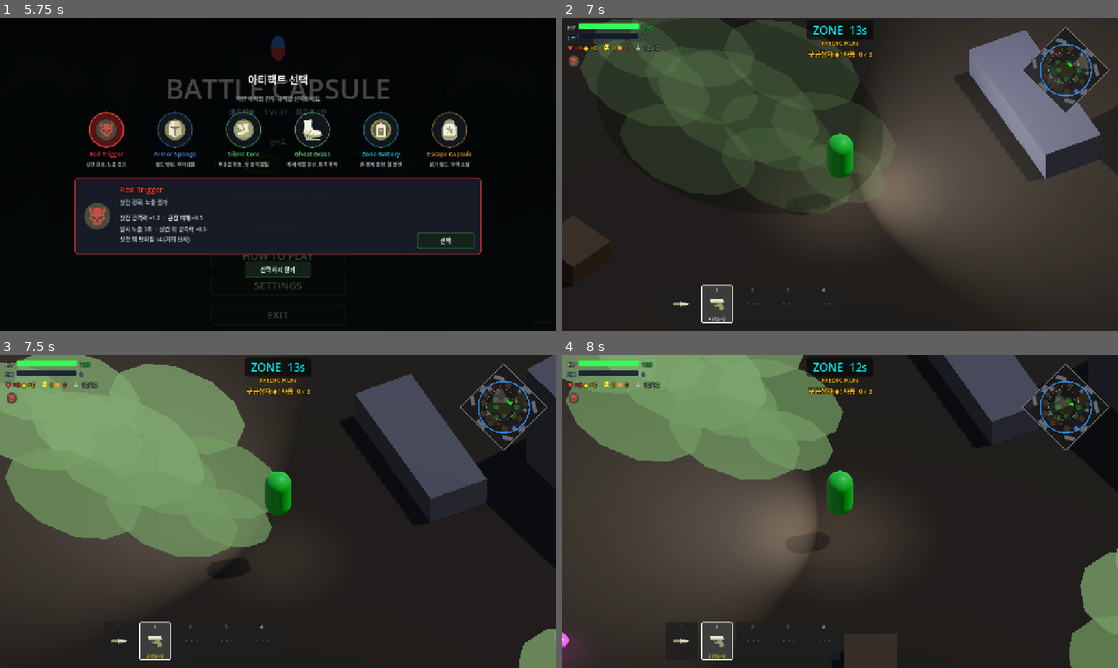
Above: before the commit, frames 1-4 (two rows, left to right).
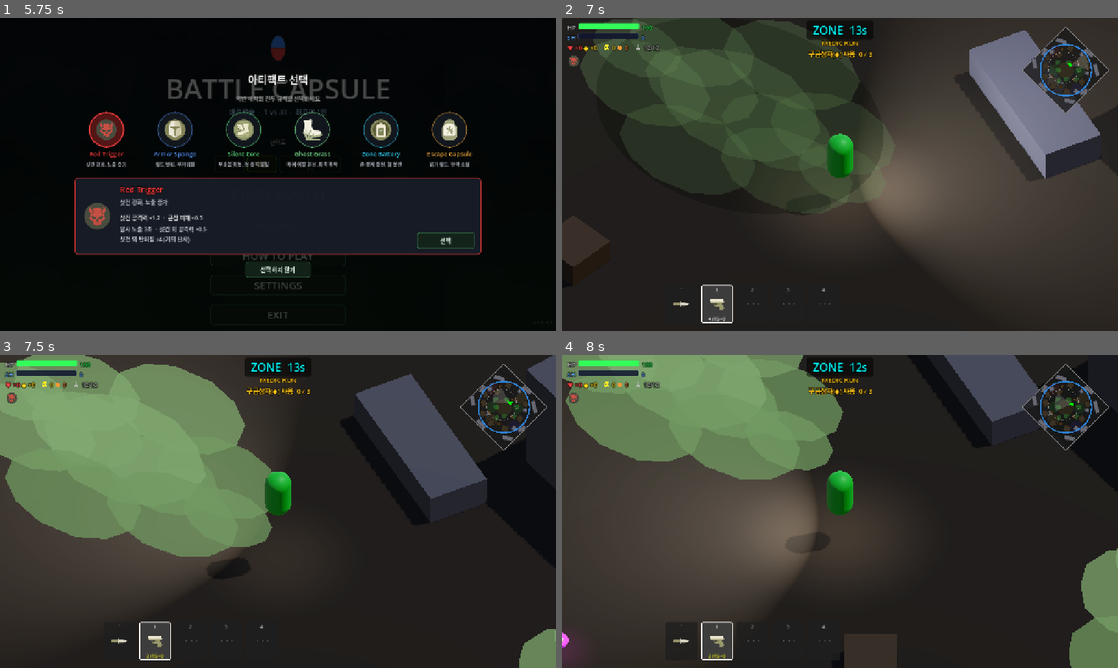
Above: after the commit, the same moments.

Repository: Kyulhee/battle-capsule
Game: Godot game, scene res://src/Main.tscn
Same seed, same stepped clock (60 frames per second), same inputs: the game is played once before the commit and once after it.
Inputs (mouse positions are in pixels of both pictures, inside the frame that each line leads up to):
- Up to frame 1 (5.75 s): click "START MATCH" at 0.5 s; click "START MATCH" at 1.25 s; click "쉬움" at 2 s; click "보통" at 2.75 s; click "어려움" at 3.5 s; click "지옥" at 4.25 s; click "RECORDS" at 5 s
- Up to frame 2 (7 s): click "선택" at 5.75 s; tap Enter at 6.5 s; move the mouse to (962, 158) at 6.52 s; press the mouse at (962, 158) at 6.53 s; hold D (ui_right) from 6.53 s (still down); tap Space at 6.77 s
- Up to frame 3 (7.5 s): move the mouse to (166, 527) at 7.27 s; release D (ui_right) at 7.28 s; release the mouse at (166, 527) at 7.28 s; hold S (ui_down) from 7.28 s (still down); tap Q (heal) at 7.35 s
- Up to frame 4 (8 s): keep holding S (ui_down); tap Space at 7.52 s

Frame 1 is identical in both runs. In frame 2, less than 0.1% of the frame differs, in the area x 3-45%, y 0-63%; in frame 3, less than 0.1%; in frame 4, 0.1%, in the area x 93-100%, y 62-90%.

Commit message:
fix: bake runtime navigation from world geometry

Diff:
--- a/data/game_config.json
+++ b/data/game_config.json
@@ -131,9 +131,9 @@
       "obstacle_clearance_margin": 2.0
     },
     "navigation": {
-      "agent_height": 1.8,
-      "agent_radius": 0.5,
-      "agent_max_climb": 0.3,
+      "agent_height": 2.0,
+      "agent_radius": 0.6,
+      "agent_max_climb": 0.25,
       "agent_max_slope": 45.0,
       "cell_size": 0.3,
       "cell_height": 0.25
--- a/src/Main.gd
+++ b/src/Main.gd
@@ -113,6 +113,7 @@
 @onready var world_builder = $WorldBuilder
 
 # Navigation
+const NAVIGATION_SOURCE_GROUP := &"navigation_mesh_source"
 var _nav_region: NavigationRegion3D = null
 
 # v1.8 expansion foundation
@@ -613,6 +614,9 @@
 	var nav_tuning = MatchRuntimeTuningScript.navigation(match_runtime_tuning)
 	var nav_mesh = NavigationMesh.new()
 	nav_mesh.geometry_parsed_geometry_type = NavigationMesh.PARSED_GEOMETRY_STATIC_COLLIDERS
+	nav_mesh.geometry_source_geometry_mode = NavigationMesh.SOURCE_GEOMETRY_GROUPS_WITH_CHILDREN
+	nav_mesh.geometry_source_group_name = NAVIGATION_SOURCE_GROUP
+	nav_mesh.geometry_collision_mask = 1
 	nav_mesh.agent_height = float(nav_tuning["agent_height"])
 	nav_mesh.agent_radius = float(nav_tuning["agent_radius"])
 	nav_mesh.agent_max_climb = float(nav_tuning["agent_max_climb"])
@@ -623,6 +627,7 @@
 	_nav_region.name = "NavRegion"
 	_nav_region.navigation_mesh = nav_mesh
 	add_child(_nav_region)
+	world_builder.add_to_group(NAVIGATION_SOURCE_GROUP)
 	_nav_region.bake_finished.connect(func(): print("[NAV] Bake complete"))
 	_nav_region.bake_navigation_mesh()
 	print("[NAV] Baking navigation mesh...")
--- a/src/core/GameConfig.gd
+++ b/src/core/GameConfig.gd
@@ -176,9 +176,9 @@
 				"obstacle_clearance_margin": 2.0
 			},
 			"navigation": {
-				"agent_height": 1.8,
-				"agent_radius": 0.5,
-				"agent_max_climb": 0.3,
+				"agent_height": 2.0,
+				"agent_radius": 0.6,
+				"agent_max_climb": 0.25,
 				"agent_max_slope": 45.0,
 				"cell_size": 0.3,
 				"cell_height": 0.25
--- a/src/systems/match/MatchRuntimeTuning.gd
+++ b/src/systems/match/MatchRuntimeTuning.gd
@@ -12,9 +12,9 @@
 		"fixed_positions": [],
 	},
 	"navigation": {
-		"agent_height": 1.8,
-		"agent_radius": 0.5,
-		"agent_max_climb": 0.3,
+		"agent_height": 2.0,
+		"agent_radius": 0.6,
+		"agent_max_climb": 0.25,
 		"agent_max_slope": 45.0,
 		"cell_size": 0.3,
 		"cell_height": 0.25,
@@ -111,9 +111,9 @@
 
 static func _sanitize_navigation(nav_tuning: Dictionary) -> Dictionary:
 	return {
-		"agent_height": maxf(0.1, float(nav_tuning.get("agent_height", 1.8))),
-		"agent_radius": maxf(0.1, float(nav_tuning.get("agent_radius", 0.5))),
-		"agent_max_climb": maxf(0.0, float(nav_tuning.get("agent_max_climb", 0.3))),
+		"agent_height": maxf(0.1, float(nav_tuning.get("agent_height", 2.0))),
+		"agent_radius": maxf(0.1, float(nav_tuning.get("agent_radius", 0.6))),
+		"agent_max_climb": maxf(0.0, float(nav_tuning.get("agent_max_climb", 0.25))),
 		"agent_max_slope": clampf(float(nav_tuning.get("agent_max_slope", 45.0)), 0.0, 90.0),
 		"cell_size": maxf(0.01, float(nav_tuning.get("cell_size", 0.3))),
 		"cell_height": maxf(0.01, float(nav_tuning.get("cell_height", 0.25))),
--- a/tools/verify_ai_arena_traffic_runtime.gd
+++ b/tools/verify_ai_arena_traffic_runtime.gd
@@ -5,12 +5,12 @@
 const PROBE_TIMEOUT_SECONDS := 12.0
 const ARRIVAL_DISTANCE := 4.5
 const MAX_ELAPSED_SECONDS := {
-	"open_traffic_4": 5.0,
-	"wall_traffic_4": 7.5,
+	"open_traffic_4": 5.5,
+	"wall_traffic_4": 12.0,
 }
 const MAX_STUCK_RECOVERIES := {
 	"open_traffic_4": 0,
-	"wall_traffic_4": 2,
+	"wall_traffic_4": 4,
 }
 
 
@@ -31,6 +31,9 @@
 	root.add_child(main)
 	await process_frame
 	await _wait_for_navigation(main)
+	if not _verify_navigation_mesh(main):
+		await _cleanup(main)
+		return
 	main.start_game()
 
 	var player: Entity = main.player_ref
@@ -51,11 +54,17 @@
 
 	var telemetry = root.get_node_or_null("Telemetry")
 	var initial_stuck := int(telemetry.metrics.tactics.stuck_triggered) if telemetry else 0
+	var observed_stuck := initial_stuck
+	var stuck_snapshots: Array[String] = []
 	var elapsed := 0.0
 	var all_arrived := false
 	while elapsed < PROBE_TIMEOUT_SECONDS and is_instance_valid(player):
 		await create_timer(0.05).timeout
 		elapsed += 0.05
+		var current_stuck := int(telemetry.metrics.tactics.stuck_triggered) if telemetry else observed_stuck
+		if current_stuck > observed_stuck:
+			stuck_snapshots.append("t=%.2f %s" % [elapsed, _traffic_snapshot(bots)])
+			observed_stuck = current_stuck
 		all_arrived = true
 		for bot in bots:
 			if not is_instance_valid(bot):
@@ -98,16 +107,23 @@
 		])
 		return
 	if elapsed > float(MAX_ELAPSED_SECONDS[preset]):
-		_fail("%s traffic exceeded time budget: elapsed=%.2fs." % [preset, elapsed])
+		_fail("%s traffic exceeded time budget: elapsed=%.2fs stuck=%d cells=%s snapshots=%s." % [
+			preset,
+			elapsed,
+			stuck_delta,
+			stuck_cells,
+			stuck_snapshots,
+		])
 		return
 	if stuck_delta > int(MAX_STUCK_RECOVERIES[preset]):
 		_fail("%s traffic exceeded stuck budget: stuck=%d." % [preset, stuck_delta])
 		return
-	print("AI arena traffic smoke passed: preset=%s elapsed=%.2fs worst_min=%.2fm stuck=%d." % [
+	print("AI arena traffic smoke passed: preset=%s elapsed=%.2fs worst_min=%.2fm stuck=%d cells=%s." % [
 		preset,
 		elapsed,
 		worst_minimum,
 		stuck_delta,
+		stuck_cells,
 	])
 	quit(0)
 
@@ -127,12 +143,52 @@
 	return ""
 
 
+func _traffic_snapshot(bots: Array) -> String:
+	var parts: Array[String] = []
+	for bot in bots:
+		if not is_instance_valid(bot):
+			continue
+		var velocity: Vector3 = bot.velocity
+		var nav_agent = bot.get("_nav_agent")
+		var path: PackedVector3Array = nav_agent.get_current_navigation_path() if nav_agent else PackedVector3Array()
+		var path_index := int(nav_agent.get_current_navigation_path_index()) if nav_agent else -1
+		var next_point := path[path_index] if path_index >= 0 and path_index < path.size() else Vector3.INF
+		parts.append("id=%d pos=(%.1f,%.1f) vel=(%.1f,%.1f) state=%s path=%d/%d next=(%.1f,%.1f) slides=%d" % [
+			bot.get_instance_id(),
+			bot.global_position.x,
+			bot.global_position.z,
+			velocity.x,
+			velocity.z,
+			String(bot.State.keys()[bot.current_state]),
+			path_index,
+			path.size(),
+			next_point.x,
+			next_point.z,
+			bot.get_slide_collision_count(),
+		])
+	return "; ".join(parts)
+
+
 func _wait_for_navigation(main: Node) -> void:
 	var nav_region = main.get("_nav_region")
 	if nav_region != null and nav_region.has_method("is_baking") and nav_region.is_baking():
 		await nav_region.bake_finished
 
 
+func _verify_navigation_mesh(main: Node) -> bool:
+	var nav_region = main.get("_nav_region")
+	var nav_mesh: NavigationMesh = nav_region.navigation_mesh if nav_region else null
+	var polygon_count := nav_mesh.get_polygon_count() if nav_mesh else 0
+	var vertex_count := nav_mesh.get_vertices().size() if nav_mesh else 0
+	if polygon_count <= 0 or vertex_count <= 0:
+		_fail("Traffic runtime found an empty navigation mesh: polygons=%d vertices=%d." % [
+			polygon_count,
+			vertex_count,
+		])
+		return false
+	return true
+
+
 func _cleanup(main: Node) -> void:
 	if is_instance_valid(main):
 		main.queue_free()
Not shown, changed: docs/CURRENT.md
Not shown, changed: docs/DEVLOG.md
Not shown, changed: docs/EXPERIMENTS.md
Not shown, changed: docs/MASTERPLAN.md
Not shown, changed: docs/reference/TESTING.md
